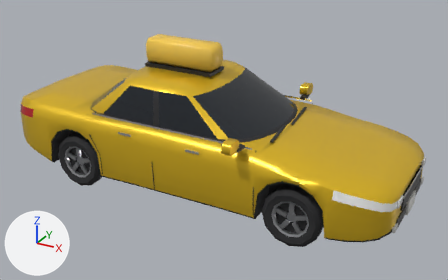
Renders of the glTF model pipeline/heroes/out/vehicles/taxi.glb from each side of a commit.
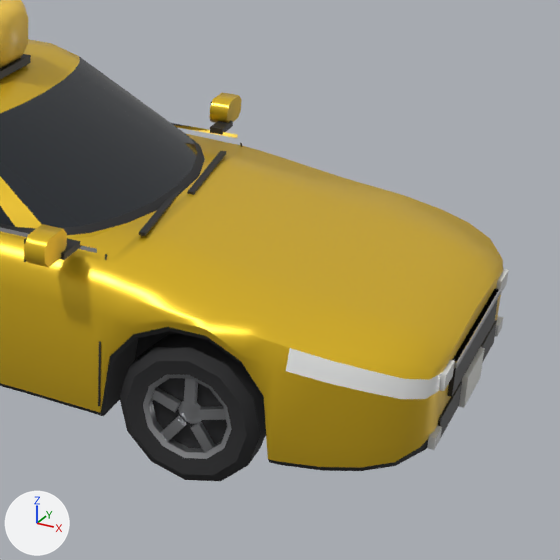
Each version appears first whole from a camera (50 mm lens) standing at (3.51, -6.08, 3.66) and looking at (0.18, -0.03, 0.64), and next in a close-up on the part from 47% to 100% of the width and 15% to 100% of the height. Every picture has the same lights, and +X, +Y and +Z are marked at lower left. The first two pictures are the older version. Objects named as collision shapes, trigger or cutter boxes, shadow casters or lower levels of detail are left out. Vertices at exactly the same position are counted once.

In view in the first close-up: 'lod0'.
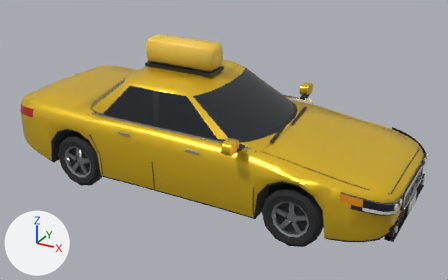
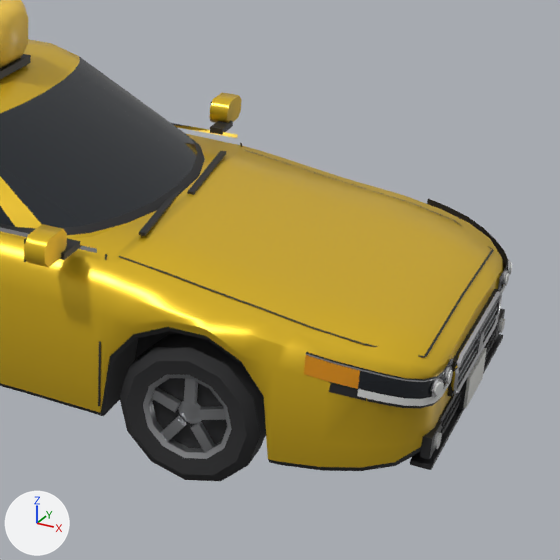
The change, as a list of edits to the scene's bpy script:
```text
Add mat_amber:
    mat_amber = bpy.data.materials.new('amber')
    # nodes: BsdfPrincipled, Mix, OutputMaterial, VertexColor
    # colours: orange #ed9919, mixed with the vertex colours
Change me_lod0:
    used by ob_lod0; location = (0.0, 0.0, 0.0)
    remove me_lod0.from_pydata(...)  # 1944 vertices, 3444 faces; spans x -2.45..2.46, y -1.12..1.12, z 0.0..1.79
    add me_lod0.from_pydata(...)  # 2478 vertices, 4196 faces; spans x -2.45..2.47, y -1.12..1.12, z 0.0..1.79
    me_lod0 part 1: a new loose piece, a 10-sided cylinder along x spanning x 2.451..2.467, y -0.045..0.045, z 0.512..0.598, in mat_chrome
    me_lod0 part 2: a new loose piece, a 10-sided cylinder along x spanning x 2.436..2.445, y -0.5772..-0.4962, z 0.598..0.675, in mat_chrome
    me_lod0 part 3: a new loose piece, a box spanning x 2.36..2.45, y -0.67..0.67, z 0.254..0.276, in mat_trim
    me_lod0 part 4: a new loose piece, a box spanning x 2.4..2.44, y 0.52..0.68, z 0.31..0.41, in mat_trim
    me_lod0 part 5: a new loose piece, a box spanning x 2.4..2.44, y -0.68..-0.52, z 0.31..0.41, in mat_trim
    me_lod0 part 6: a new loose piece, a 10-sided cylinder along x spanning x 2.437..2.455, y 0.507..0.567, z 0.608..0.665, in mat_head
    me_lod0 part 7: a new loose piece, a 10-sided cylinder along x spanning x 2.437..2.455, y -0.567..-0.507, z 0.608..0.665, in mat_head
    me_lod0 part 8: a new loose piece, a 10-sided cylinder along x spanning x 2.437..2.455, y 0.564..0.636, z 0.326..0.394, in mat_head
    me_lod0 part 9: a new loose piece, a 10-sided cylinder along x spanning x 2.437..2.455, y -0.636..-0.564, z 0.326..0.394, in mat_head
    me_lod0 part 10: the loose piece of 8 vertices spanning x 2.43..2.46, y -0.16..0.16, z 0.29..0.45 is moved by (0.01, 0.0, 0.0)
    me_lod0 part 11: the loose piece of 8 vertices spanning x 2.42..2.45, y -0.41..0.41, z 0.62..0.64 is rebuilt with 8 vertices and now spans x 2.44..2.45, y -0.38..0.38, z 0.59..0.6, in mat_rim
    me_lod0 part 12: the loose piece of 8 vertices spanning x 2.41..2.44, y 0.53..0.63, z 0.33..0.39 is deleted
    me_lod0 part 13: the loose piece of 8 vertices spanning x 2.41..2.44, y -0.63..-0.53, z 0.33..0.39 is deleted
    me_lod0 part 14: 4 vertices moved within x 2.44, y -0.58..0.58, z 0.67; 12 vertices removed from x 2.41..2.44, y -0.58..0.58, z 0.59..0.67; 398 vertices added at x 1.02..2.46, y -0.93..0.93, z 0.28..0.96
    me_lod0 part 15: 132 kept faces spanning x -1.6..2.44, y -0.94..0.94, z 0.05..0.84 get new vertex colours
    me_lod0 part 16: 20 faces spanning x 1.88..2.42, y -0.94..0.94, z 0.59..0.8 switch from mat_head to mat_paint
    other edits to the shape of me_lod0 do not show in these pictures
    add me_lod0.materials.append(mat_amber)
```

What differs and where, as boxes [x1, y1, x2, y2] in the close-ups (560 x 560 px; the box of a moved part takes in the faces that stretch with it):
'lod0', reshaped
    before: [0, 0, 509, 481]
    after: [0, 0, 512, 481]
part 1 of me_lod0, added
    after: [475, 331, 484, 352]
part 2 of me_lod0, added
    after: [444, 367, 451, 386]
part 3 of me_lod0, added
    after: [410, 334, 503, 470]
part 4 of me_lod0, added
    after: [494, 308, 505, 341]
part 5 of me_lod0, added
    after: [420, 420, 442, 459]
part 6 of me_lod0, added
    after: [504, 273, 509, 286]
part 7 of me_lod0, added
    after: [446, 370, 453, 384]
part 8 of me_lod0, added
    after: [498, 318, 505, 333]
part 9 of me_lod0, added
    after: [433, 432, 442, 449]
part 10 of me_lod0, moved or reshaped
    before: [459, 347, 485, 408]
    after: [463, 348, 487, 408]
part 11 of me_lod0, rebuilt (17% narrower, 15% shorter)
    before: [454, 288, 501, 368]
    after: [460, 299, 499, 367]
part 12 of me_lod0, deleted
    before: [495, 316, 503, 337]
part 13 of me_lod0, deleted
    before: [427, 426, 442, 450]
part 14 of me_lod0, built on
    before: [439, 269, 509, 391]
    after: [118, 150, 512, 433]
part 15 of me_lod0, recoloured
    both: [286, 257, 503, 459]
part 16 of me_lod0, recoloured
    before: [286, 348, 441, 399]
    after: [286, 348, 438, 384]
